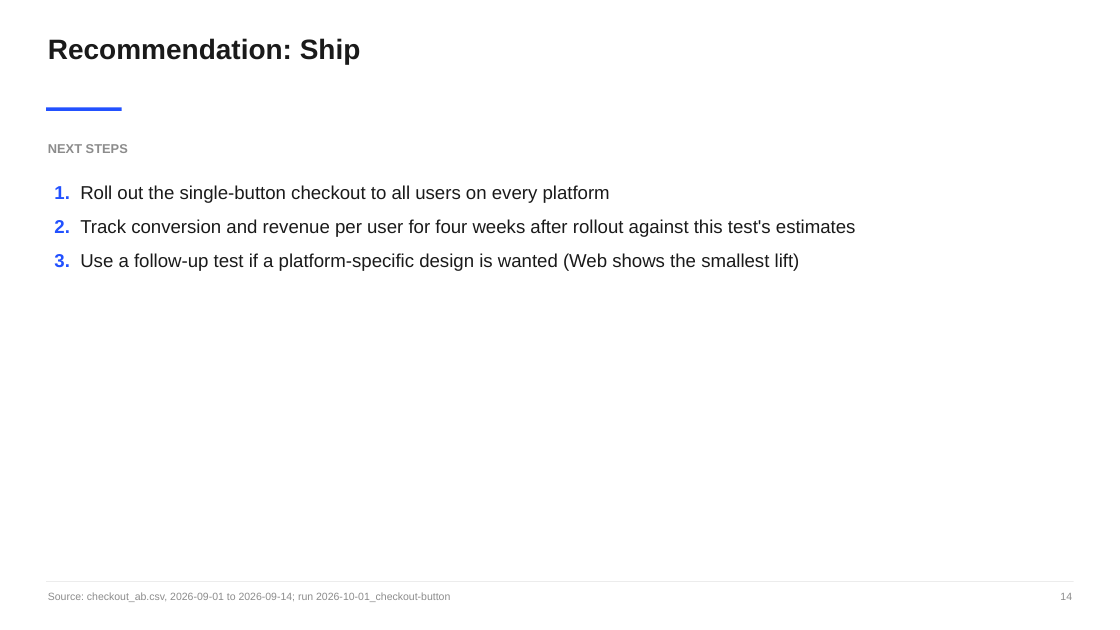
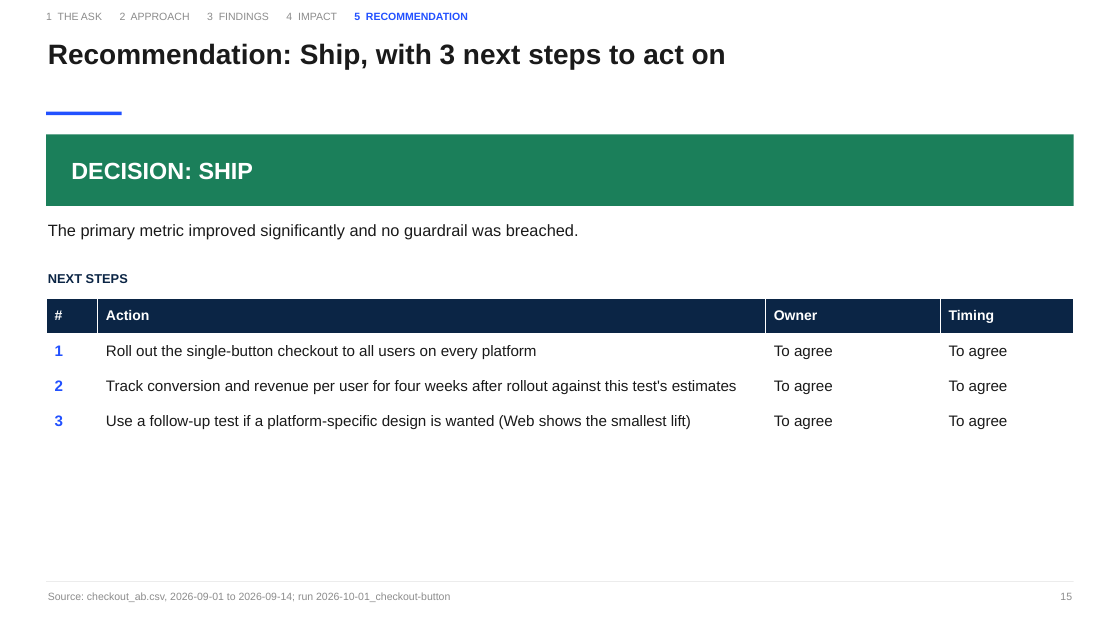
Before and after one commit to rohittiwari001/A-B-Testing-using-Claude-Code, a slide deck: slide 15 of runs/2026-10-01_checkout-button/deck.pptx (slide 14 before the commit). Drawn at 1120x630 pixels with LibreOffice and Linux fonts; fonts in the diff are those of the drawing. Boxes give left, top, right and bottom in pixels: in the first picture for what was removed or moved away, otherwise in the second. Text is boxed around its words. In the diff, an @@ line names an element or a change of style, - is before the commit and + after.

```diff
--- a/runs/2026-10-01_checkout-button/deck.pptx
+++ b/runs/2026-10-01_checkout-button/deck.pptx
@@ text added at [46, 12, 468, 20], 9 pt, text #8C8C8C @@
+1 THE ASK 2 APPROACH 3 FINDINGS 4 IMPACT 5 RECOMMENDATION
@@ text at [48, 43, 726, 70]: text changed @@
-Recommendation: Ship
+Recommendation: Ship, with 3 next steps to act on
@@ rectangle: place and size @@
-rectangle at [46, 108, 122, 111]
+rectangle at [46, 112, 122, 115]
@@ rectangle added at [46, 134, 1074, 206], fill #1B7F5A, 20 pt, text #FFFFFF, bold @@
+DECISION: SHIP
@@ text removed at [54, 185, 856, 271] @@
-1. Roll out the single-button checkout to all users on every platform
-2. Track conversion and revenue per user for four weeks after rollout against this test's estimates
-3. Use a follow-up test if a platform-specific design is wanted (Web shows the smallest lift)
@@ text added at [48, 224, 579, 240], 14 pt, text #1A1A1A @@
+The primary metric improved significantly and no guardrail was breached.
@@ text "NEXT STEPS": place and size @@
-text "NEXT STEPS" at [48, 144, 128, 153]
+text "NEXT STEPS" at [48, 274, 128, 283]
@@ text "NEXT STEPS" at [48, 274, 128, 283]: text colour #8C8C8C to #0B2545 @@
@@ table added at [46, 298, 1074, 439], 4 rows, 4 columns @@
+# | Action | Owner | Timing
+1 | Roll out the single-button checkout to all users on every platform | To agree | To agree
+2 | Track conversion and revenue per user for four weeks after rollout against this test's estimates | To agree | To agree
+3 | Use a follow-up test if a platform-specific design is wanted (Web shows the smallest lift) | To agree | To agree
@@ text at [1060, 593, 1072, 600]: text changed @@
-14
+15
```
Also in this commit, not shown: 14 other slides changed, 4 slides added, 1 slide removed, 23 other files.
